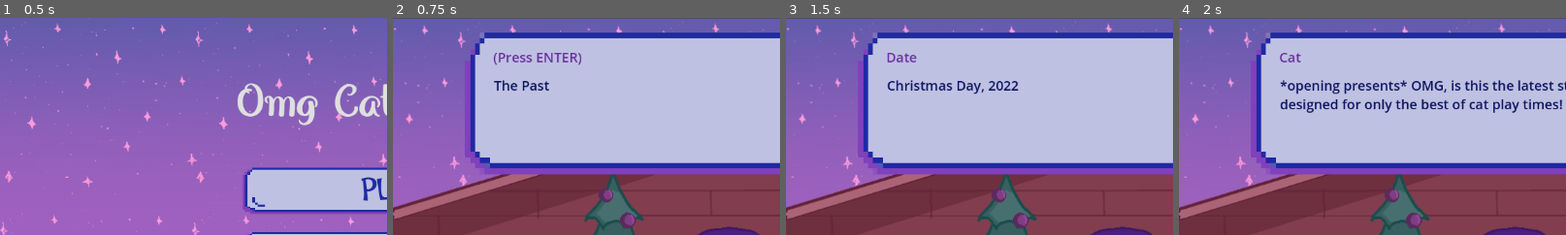
Above: before the commit, frames 1-4 (left to right).
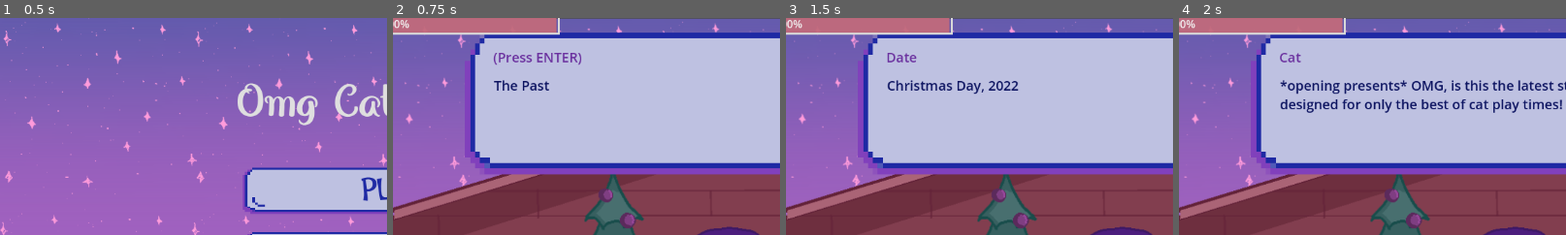
Above: after the commit, the same moments.

Repository: purple-affogato/magic-xmas-cat-game
Game: Godot game, scene res://menu.tscn
Two runs of this game, one before a commit and one after it. Both use one fixed random seed, a clock stepped at 60 frames per second and the inputs below.
Inputs:
- Up to frame 1 (0.5 s): no input
- Up to frame 2 (0.75 s): click "PLAY" at 0.5 s
- Up to frame 3 (1.5 s): tap Enter (ui_accept) at 1.25 s; hold Right (ui_right) from 1.28 s (still down); tap Q (normal_attack) at 1.35 s
- Up to frame 4 (2 s): keep holding Right (ui_right); tap Enter (ui_accept) at 1.52 s
The pictures show only the part of the screen within x 0-50%, y 0-50%; the shares and areas given below are measured in that part.

Frame 1 is identical in both runs. In frame 2, 3.4% of the frame differs, in the area x 0-44%, y 0-9%; in frame 3, 3.4%; in frame 4, 3.4%.

Commit message:
implemented health bar to past lvl

Diff:
--- a/past_level.gd
+++ b/past_level.gd
@@ -36,6 +36,7 @@
 			dia.visible = false
 			ph = Phase.BATTLE
 			$Cat.set_process(true)
+			player_hp.visible = true
 		else:
 			if dia.label.text == "*Owner walks away*":
 				dia.set_process(false)
@@ -51,6 +52,7 @@
 			dia.visible = true
 			dia.start_reading(end_dia)
 			ph = Phase.END
+			player_hp.visible = false
 			return
 		spawn_enemies()
 		handle_birds()
@@ -81,7 +83,8 @@
 	dia = $DialogueBox
 	dia.start_reading(start_dia)
 	$Cat.set_process(false)
-	player_hp = 100
+	player_hp = $HealthBar
+	player_hp.get_node("ProgressBar").value = 100
 	kills = 0
 
 
--- a/past_level.tscn
+++ b/past_level.tscn
@@ -6,6 +6,7 @@
 [ext_resource type="Texture2D" uid="uid://cyi7lng8qar0" path="res://Assets/Past bg.png" id="4_71kew"]
 [ext_resource type="PackedScene" uid="uid://dlhppyw3lsjyk" path="res://dialogue_box.tscn" id="5_ntd08"]
 [ext_resource type="PackedScene" uid="uid://dv71jhx51wxd5" path="res://owner.tscn" id="6_xpc7s"]
+[ext_resource type="PackedScene" uid="uid://bg8au3fmmdgfk" path="res://healthbar.tscn" id="7_g77oi"]
 
 [sub_resource type="RectangleShape2D" id="RectangleShape2D_m0tjr"]
 size = Vector2(61, 661)
@@ -89,4 +90,11 @@
 [node name="Owner" parent="." instance=ExtResource("6_xpc7s")]
 position = Vector2(253, 561)
 
+[node name="HealthBar" parent="." instance=ExtResource("7_g77oi")]
+visible = false
+offset_left = 345.0
+offset_top = 68.0
+offset_right = 345.0
+offset_bottom = 68.0
+
 [connection signal="owner_offscreen" from="." to="." method="_on_owner_offscreen"]
Not shown: 1 places in past_level.tscn that only renumber resources
